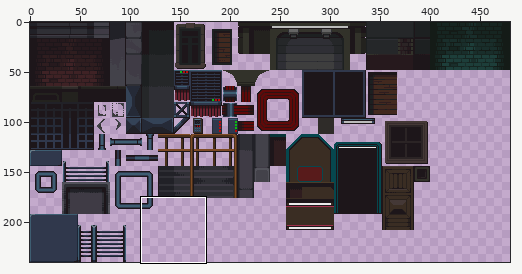
A sprite sheet gets an edit: Assets/Arts/Tiles/Sidescroller Shooter - Central City/Assets/Buildings.png. The first picture is a wide view before the edit; the outline marks the close-up.
Close-up. Old version:
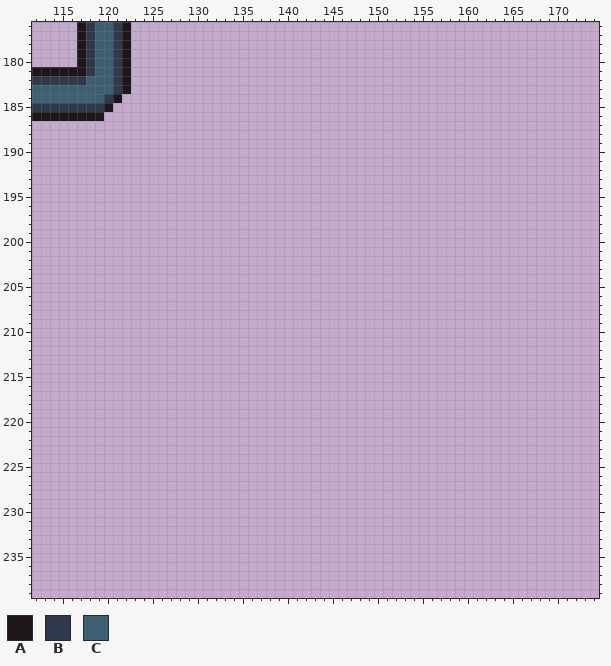
The file is 480x240 pixels. Colours within 5 levels of each other are drawn and written as one. Shown: x 112..174, y 176..239.
Palette (. is transparent): A #1d161a  B #30384c  C #3e5e72
Pixels before (only the part around the change), first column x 112:
176 .....ABCCBA....................................................
177 .....ABCCBA....................................................
178 .....ABCCBA....................................................
179 .....ABCCBA....................................................
180 .....ABCCBA....................................................
181 AAAAAABCCBA....................................................
182 BBBBBBCCCBA....................................................
183 CCCCCCCCCBA....................................................
184 CCCCCCCCBA.....................................................
185 BBBBBBBBA......................................................
186 AAAAAAAA.......................................................
187 ...............................................................
188 ...............................................................
189 ...............................................................
190 ...............................................................
191 ...............................................................
192 ...............................................................
193 ...............................................................
194 ...............................................................
195 ...............................................................
196 ...............................................................
197 ...............................................................
198 ...............................................................
199 ...............................................................
200 ...............................................................
201 ...............................................................
202 ...............................................................
203 ...............................................................
204 ...............................................................
205 ...............................................................
206 ...............................................................
207 ...............................................................
208 ...............................................................
209 ...............................................................
210 ...............................................................
211 ...............................................................
212 ...............................................................
213 ...............................................................
214 ...............................................................
215 ...............................................................
216 ...............................................................
217 ...............................................................
218 ...............................................................
219 ...............................................................
220 ...............................................................
221 ...............................................................
222 ...............................................................
223 ...............................................................
224 ...............................................................
225 ...............................................................
226 ...............................................................
227 ...............................................................
228 ...............................................................
229 ...............................................................
230 ...............................................................
231 ...............................................................
232 ...............................................................
233 ...............................................................
234 ...............................................................
235 ...............................................................
236 ...............................................................
237 ...............................................................
238 ...............................................................
239 ...............................................................
After the commit:
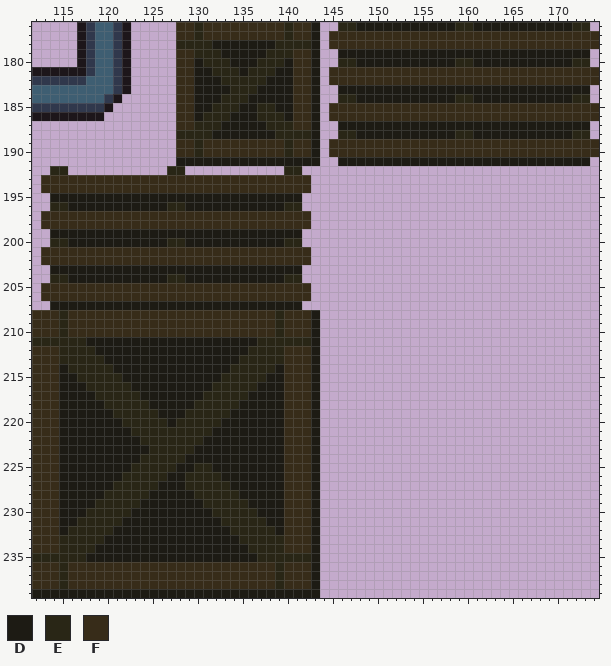
Colours new in this view: D #1d1b14  E #292616  F #372c19
What changed:
Changed rows in their new state; - is an unchanged pixel.
first column x 112:
176 ----------------FFEFFFFFFFFFEFFD--EEDDDDDDDDDDDEEDDDDDDDDDDDEE-
177 ----------------FFEFFFFFFFFFEFFD-FFFFFFFFFFFFFFFFFFFFFFFFFFFFFF
178 ----------------EEEEDDDDDDDEEEED-FFFFFFFFFFFFFFFFFFFFFFFFFFFFFF
179 ----------------FFEEEDDDDDEEEFFD--DDDDDDDDDDDDDDDDDDDDDDDDDDDD-
180 ----------------FFDEEEDDDEEEDFFD--EEDDDDDDDDDDDEEDDDDDDDDDDDEE-
181 ----------------FFDDEEEDEEEDDFFD-FFFFFFFFFFFFFFFFFFFFFFFFFFFFFF
182 ----------------FFDDDEEEEEDDDFFD-FFFFFFFFFFFFFFFFFFFFFFFFFFFFFF
183 ----------------FFDDDDEEEDDDDFFD--DDDDDDDDDDDDDDDDDDDDDDDDDDDD-
184 ----------------FFDDDEEEDDDDDFFD--EEDDDDDDDDDDDEEDDDDDDDDDDDEE-
185 ----------------FFDDEEEDDEEDDFFD-FFFFFFFFFFFFFFFFFFFFFFFFFFFFFF
186 ----------------FFDEEEDDDEEEDFFD-FFFFFFFFFFFFFFFFFFFFFFFFFFFFFF
187 ----------------FFEEEDDDDDEEEFFD--DDDDDDDDDDDDDDDDDDDDDDDDDDDD-
188 ----------------EEEEDDDDDDDEEEED--EEDDDDDDDDDDDEEDDDDDDDDDDDEE-
189 ----------------FFEFFFFFFFFFEFFD-FFFFFFFFFFFFFFFFFFFFFFFFFFFFFF
190 ----------------FFEFFFFFFFFFEFFD-FFFFFFFFFFFFFFFFFFFFFFFFFFFFFF
191 ----------------DDDDDDDDDDDDDDDD--DDDDDDDDDDDDDDDDDDDDDDDDDDDD-
192 --EE-----------EE-----------EE---------------------------------
193 -FFFFFFFFFFFFFFFFFFFFFFFFFFFFFF--------------------------------
194 -FFFFFFFFFFFFFFFFFFFFFFFFFFFFFF--------------------------------
195 --DDDDDDDDDDDDDDDDDDDDDDDDDDDD---------------------------------
196 --EEDDDDDDDDDDDEEDDDDDDDDDDDEE---------------------------------
197 -FFFFFFFFFFFFFFFFFFFFFFFFFFFFFF--------------------------------
198 -FFFFFFFFFFFFFFFFFFFFFFFFFFFFFF--------------------------------
199 --DDDDDDDDDDDDDDDDDDDDDDDDDDDD---------------------------------
200 --EEDDDDDDDDDDDEEDDDDDDDDDDDEE---------------------------------
201 -FFFFFFFFFFFFFFFFFFFFFFFFFFFFFF--------------------------------
202 -FFFFFFFFFFFFFFFFFFFFFFFFFFFFFF--------------------------------
203 --DDDDDDDDDDDDDDDDDDDDDDDDDDDD---------------------------------
204 --EEDDDDDDDDDDDEEDDDDDDDDDDDEE---------------------------------
205 -FFFFFFFFFFFFFFFFFFFFFFFFFFFFFF--------------------------------
206 -FFFFFFFFFFFFFFFFFFFFFFFFFFFFFF--------------------------------
207 --DDDDDDDDDDDDDDDDDDDDDDDDDDDD---------------------------------
208 FFFEFFFFFFFFFFFFFFFFFFFFFFFEFFFD-------------------------------
209 FFFEFFFFFFFFFFFFFFFFFFFFFFFEFFFD-------------------------------
210 FFFEFFFFFFFFFFFFFFFFFFFFFFFEFFFD-------------------------------
211 EEEEEEDDDDDDDDDDDDDDDDDDDEEEEEED-------------------------------
212 FFFEEEEDDDDDDDDDDDDDDDDDEEEEFFFD-------------------------------
213 FFFEEEEEDDDDDDDDDDDDDDDEEEEEFFFD-------------------------------
214 FFFDEEEEEDDDDDDDDDDDDDEEEEEDFFFD-------------------------------
215 FFFDDEEEEEDDDDDDDDDDDEEEEEDDFFFD-------------------------------
216 FFFDDDEEEEEDDDDDDDDDEEEEEDDDFFFD-------------------------------
217 FFFDDDDEEEEEDDDDDDDEEEEEDDDDFFFD-------------------------------
218 FFFDDDDDEEEEEDDDDDEEEEEDDDDDFFFD-------------------------------
219 FFFDDDDDDEEEEEDDDEEEEEDDDDDDFFFD-------------------------------
220 FFFDDDDDDDEEEEEDEEEEEDDDDDDDFFFD-------------------------------
221 FFFDDDDDDDDEEEEEEEEEDDDDDDDDFFFD-------------------------------
222 FFFDDDDDDDDDEEEEEEEDDDDDDDDDFFFD-------------------------------
223 FFFDDDDDDDDDDEEEEEDDDDDDDDDDFFFD-------------------------------
224 FFFDDDDDDDDDEEEEEDDDDDDDDDDDFFFD-------------------------------
225 FFFDDDDDDDDEEEEEDDEEDDDDDDDDFFFD-------------------------------
226 FFFDDDDDDDEEEEEDDEEEEDDDDDDDFFFD-------------------------------
227 FFFDDDDDDEEEEEDDDEEEEEDDDDDDFFFD-------------------------------
228 FFFDDDDDEEEEEDDDDDEEEEEDDDDDFFFD-------------------------------
229 FFFDDDDEEEEEDDDDDDDEEEEEDDDDFFFD-------------------------------
230 FFFDDDEEEEEDDDDDDDDDEEEEEDDDFFFD-------------------------------
231 FFFDDEEEEEDDDDDDDDDDDEEEEEDDFFFD-------------------------------
232 FFFDEEEEEDDDDDDDDDDDDDEEEEEDFFFD-------------------------------
233 FFFEEEEEDDDDDDDDDDDDDDDEEEEEFFFD-------------------------------
234 FFFEEEEDDDDDDDDDDDDDDDDDEEEEFFFD-------------------------------
235 EEEEEEDDDDDDDDDDDDDDDDDDDEEEEEED-------------------------------
236 FFFEFFFFFFFFFFFFFFFFFFFFFFFEFFFD-------------------------------
237 FFFEFFFFFFFFFFFFFFFFFFFFFFFEFFFD-------------------------------
238 FFFEFFFFFFFFFFFFFFFFFFFFFFFEFFFD-------------------------------
239 DDDDDDDDDDDDDDDDDDDDDDDDDDDDDDDD-------------------------------
